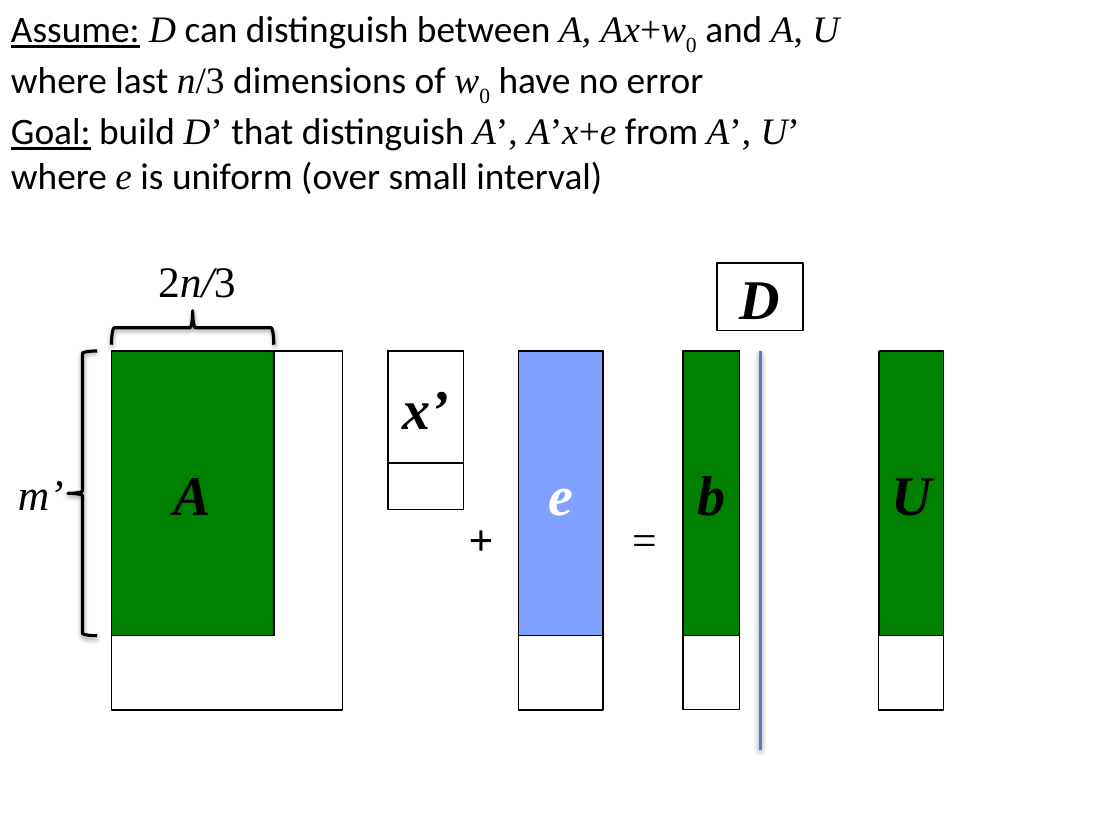
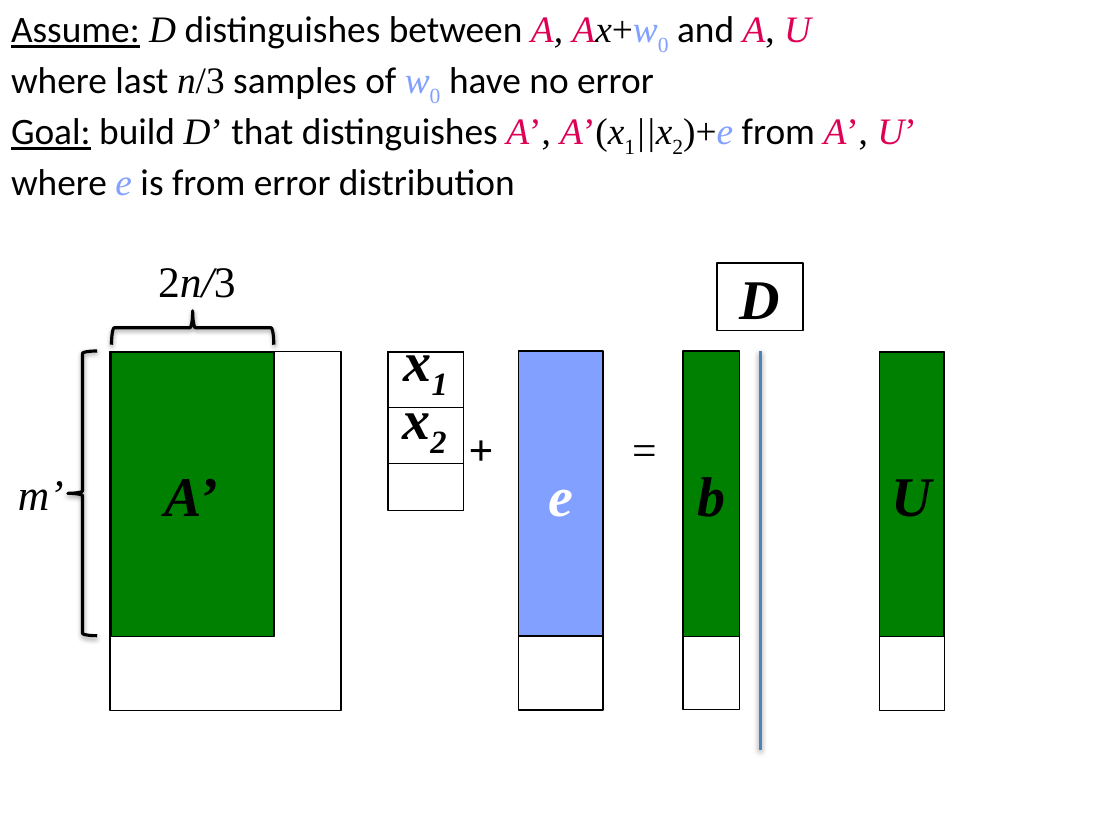
Before and after one commit to xianruimeng/comp-fuzzy-ext, a slide deck: slide 42 of ComputationalFuzzyExtractors.pptx. Drawn at 1120x840 pixels with LibreOffice and Linux fonts; fonts in the diff are those of the drawing. Boxes give left, top, right and bottom in pixels: in the first picture for what was removed or moved away, otherwise in the second. Text is boxed around its words. In the diff, an @@ line names an element or a change of style, - is before the commit and + after.

```diff
--- a/ComputationalFuzzyExtractors.pptx
+++ b/ComputationalFuzzyExtractors.pptx
@@ text at [11,16,916,196]: text changed @@
-Assume: D can distinguish between A, Ax+w0 and A, U
-where last n/3 dimensions of w0 have no error
-Goal: build D’ that distinguish A’, A’x+e from A’, U’
-where e is uniform (over small interval)
+Assume: D distinguishes between A, Ax+w0 and A, U
+where last n/3 samples of w0 have no error
+Goal: build D’ that distinguishes A’, A’(x1||x2)+e from A’, U’
+where e is from error distribution
@@ text added at [389,336,464,392], 36 pt, text #000000, bold, italic @@
+x1
@@ rectangle added at [389,352,464,408], outline #000000 1 pt @@
@@ text "x2": place and size @@
-text "x2" at [389,352,464,464]
+text "x2" at [386,393,461,449]
@@ text "x2" at [386,393,461,449]: outline #000000 1 pt to none @@
@@ rectangle added at [389,408,464,464], outline #000000 1 pt @@
@@ text at [402,391,449,429]: text changed @@
-x’
+x2
@@ text "+": place and size @@
-text "+" at [457,506,505,570]
+text "+" at [457,417,505,480]
@@ text "=": place and size @@
-text "=" at [620,506,669,570]
+text "=" at [620,417,669,480]
@@ text in rectangle at [165,479,221,516]: text changed @@
-A
+A’
```
Also in this commit, not shown: 23 other slides changed.
